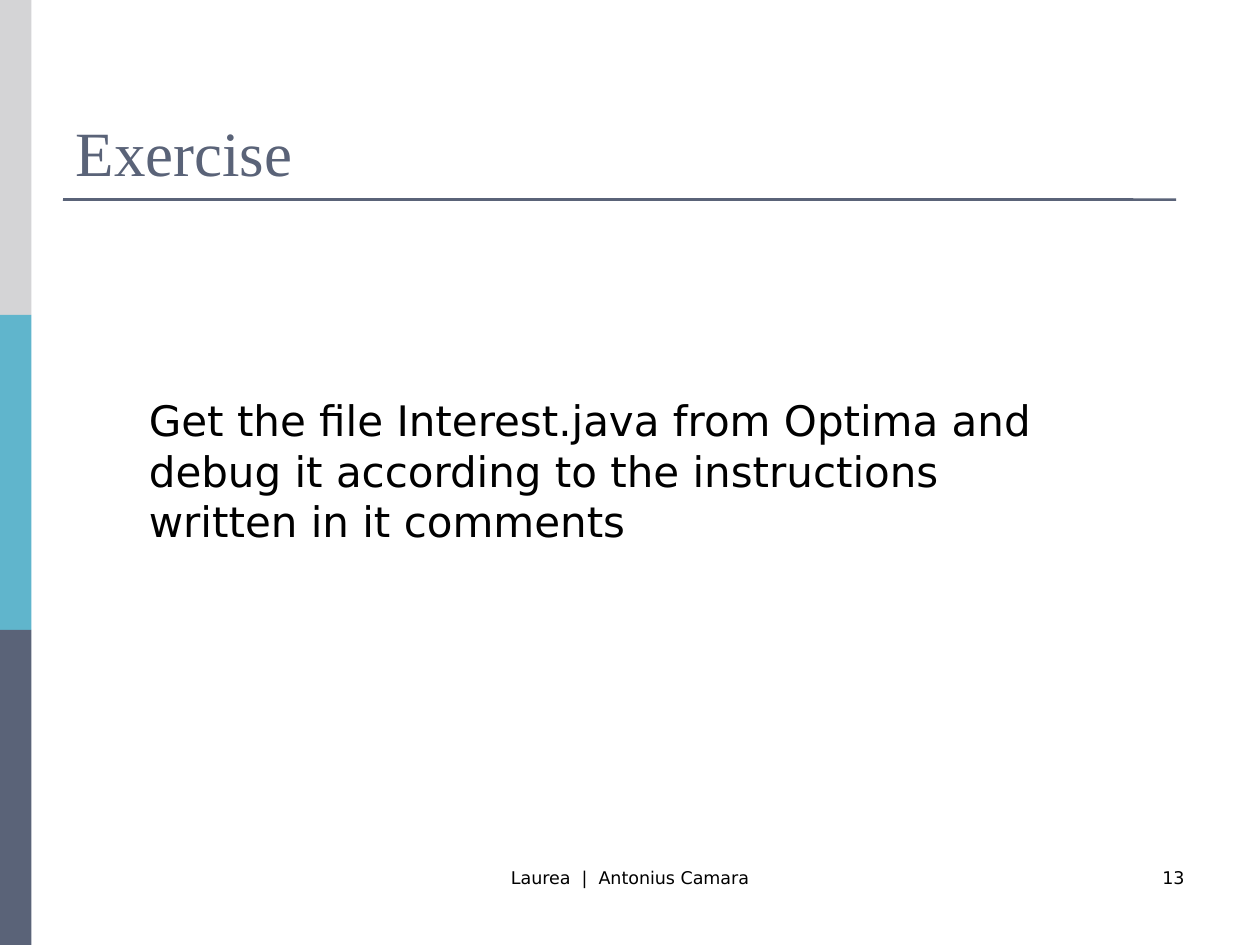
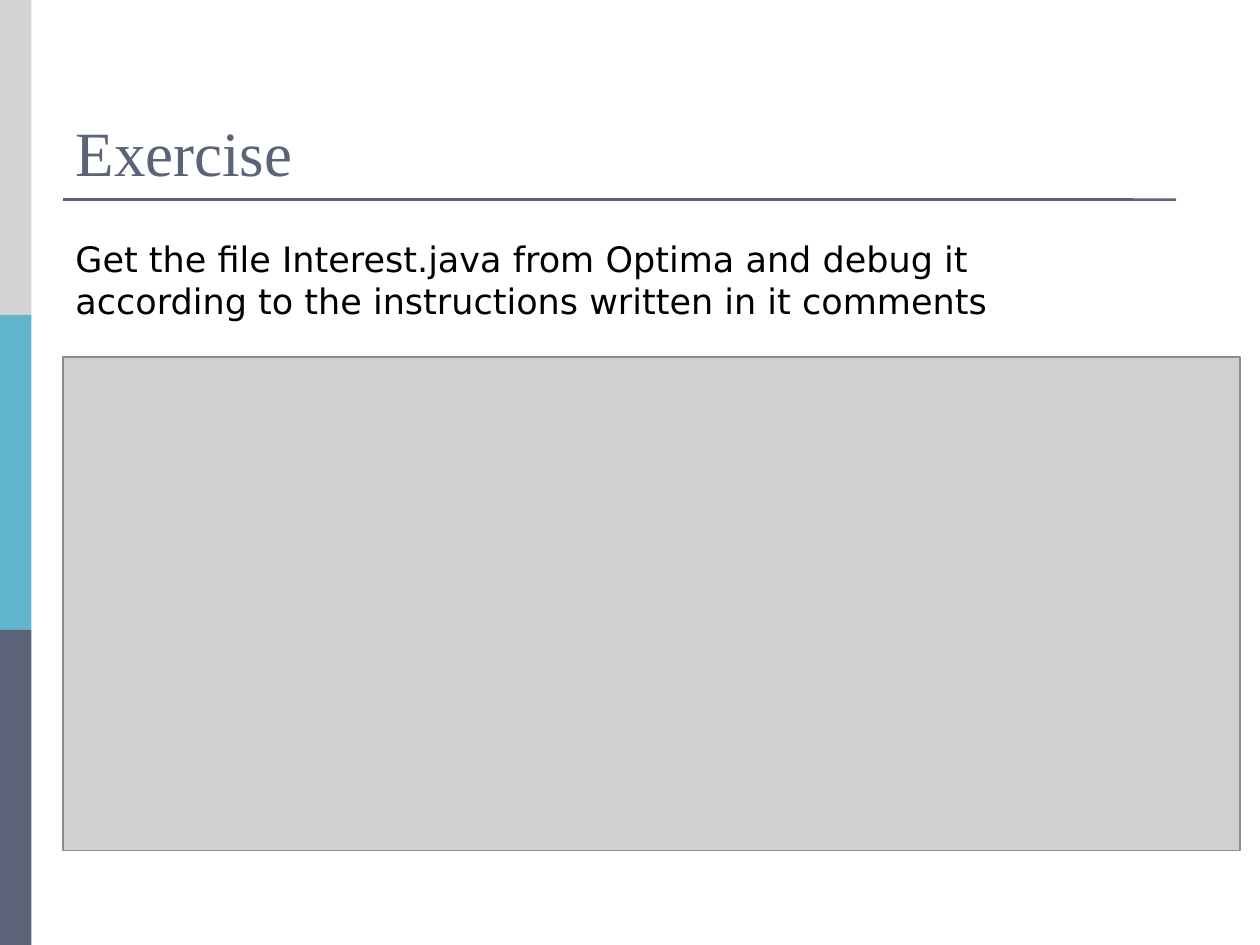
Before and after one commit to mjstenbe/OO_2017, a slide deck: slide 13 of Lecture materials (Antonius)/R0027-Luento-5-Toistolauseet.ppt. Drawn at 1260x945 pixels with LibreOffice and Linux fonts; fonts in the diff are those of the drawing; grey boxes stand for pictures. Boxes give left, top, right and bottom in pixels: in the first picture for what was removed or moved away, otherwise in the second. Text is boxed around its words. In the diff, an @@ line names an element or a change of style, - is before the commit and + after.

```diff
--- a/Lecture materials (Antonius)/R0027-Luento-5-Toistolauseet.ppt
+++ b/Lecture materials (Antonius)/R0027-Luento-5-Toistolauseet.ppt
@@ text "Get the file Interest.java from ...": place and size @@
-text "Get the file Interest.java from ..." at (149, 404, 1031, 538)
+text "Get the file Interest.java from ..." at (75, 245, 987, 322)
@@ text "Get the file Interest.java from ..." at (75, 245, 987, 322): size 24 to 20 pt @@
@@ picture added at (63, 357, 1240, 850) @@
@@ text removed at (511, 871, 749, 885) @@
-Laurea | Antonius Camara
@@ page number removed at (1162, 871, 1184, 885) @@
-13
```
Also in this commit, not shown: 11 other slides changed, 1 other file.
